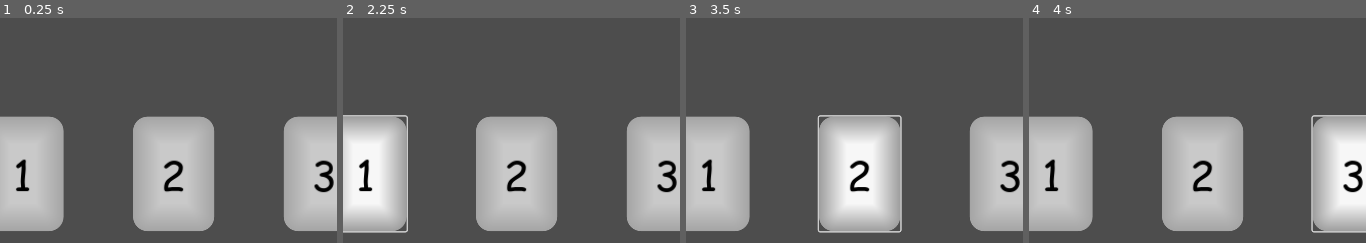
Above: before the commit, frames 1-4 (left to right).
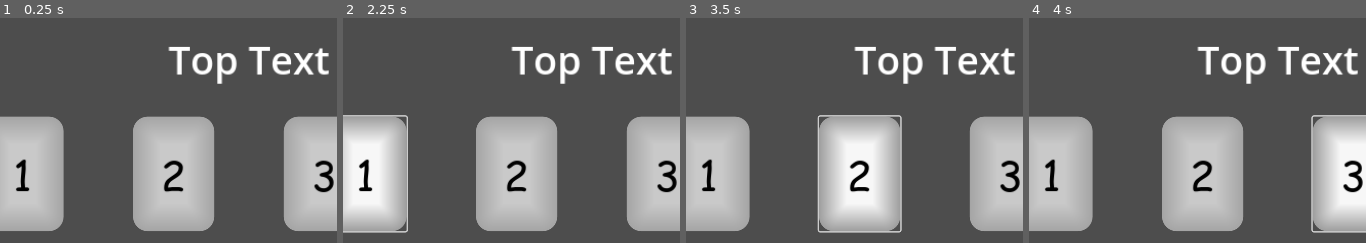
Above: after the commit, the same moments.

Repository: Lucasmoidel/stream-deck-ui
Game: Godot game, scene res://ui.tscn
The game is run twice, just before and just after one commit, with the same random seed, the same clock (stepped at 60 frames per second) and the same inputs. This scene is started directly instead of the project's main scene.
Inputs:
- Up to frame 1 (0.25 s): no input
- Up to frame 2 (2.25 s): click "new" at 0.5 s; click "new" at 1.25 s; click "1" at 2 s
- Up to frame 3 (3.5 s): click "2" at 2.75 s
- Up to frame 4 (4 s): click "3" at 3.5 s
The pictures show only the part of the screen within x 22-72%, y 0-50%; the shares and areas given below are measured in that part.

The runs differ from the first frame. In frame 1, 2.4% of the frame differs, in the area x 49-98%, y 12-30%; in frame 2, 2.4%; in frame 3, 2.4%; in frame 4, 2.4%.
Error after the commit: Invalid access to property or key 'sku' on a base object of type 'Nil'. (res://HubManager.gd:6)

Commit message:
ukiuiyiu

Diff:
--- /dev/null
+++ b/HubManager.gd
@@ -0,0 +1,11 @@
+extends Control
+
+@onready var data = $"/root/FileSave".piData
+# Called when the node enters the scene tree for the first time.
+func _ready():
+	$info.set_text(data["sku"]+" - v"+data["version"])
+
+
+# Called every frame. 'delta' is the elapsed time since the previous frame.
+func _process(delta):
+	pass
--- a/ui.tscn
+++ b/ui.tscn
@@ -1,6 +1,7 @@
-[gd_scene load_steps=2 format=3 uid="uid://lh331jkwlfji"]
+[gd_scene load_steps=3 format=3 uid="uid://lh331jkwlfji"]
 
 [ext_resource type="Theme" uid="uid://bd1ksuf5j6cn8" path="res://button_theme.tres" id="1_cs2sk"]
+[ext_resource type="Script" path="res://HubManager.gd" id="1_q4532"]
 
 [node name="Control" type="Control"]
 layout_mode = 3
@@ -9,6 +10,7 @@
 anchor_bottom = 1.0
 grow_horizontal = 2
 grow_vertical = 2
+script = ExtResource("1_q4532")
 
 [node name="save" type="Button" parent="."]
 layout_mode = 2
@@ -127,3 +129,17 @@
 theme = ExtResource("1_cs2sk")
 theme_override_font_sizes/font_size = 30
 text = "rename"
+
+[node name="info" type="Label" parent="."]
+layout_mode = 1
+anchors_preset = 5
+anchor_left = 0.5
+anchor_right = 0.5
+offset_left = -377.5
+offset_right = 377.5
+offset_bottom = 121.0
+grow_horizontal = 2
+theme_override_font_sizes/font_size = 56
+text = "Top Text"
+horizontal_alignment = 1
+vertical_alignment = 1
